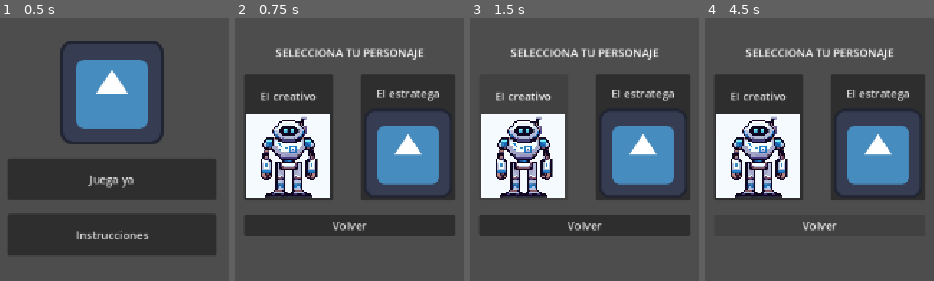
Above: before the commit, frames 1-4 (left to right).
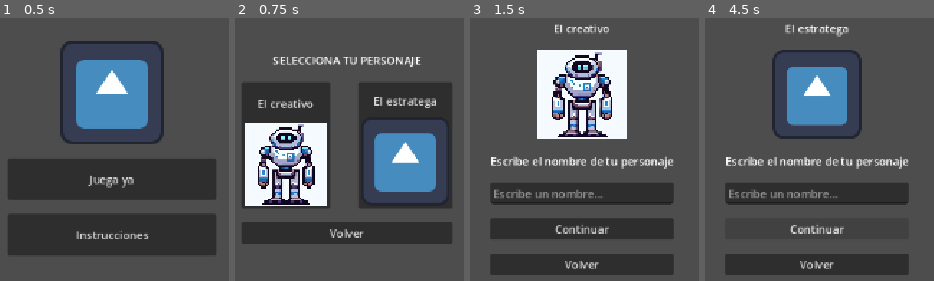
Above: after the commit, the same moments.

Repository: Laura26cal/UNlema
Game: Godot game, scene res://Scenes/main_menu.tscn
Same seed, same stepped clock (60 frames per second), same inputs: the game is played once before the commit and once after it. The engine's default icon, where the game draws it, is replaced by a stand-in: a white triangle on a blue panel in a dark square.
Inputs (mouse positions are in pixels of both pictures, inside the frame that each line leads up to):
- Up to frame 1 (0.5 s): no input
- Up to frame 2 (0.75 s): click "Juega ya" at 0.5 s
- Up to frame 3 (1.5 s): click "El creativo" at 1.25 s
- Up to frame 4 (4.5 s): click (879, 136) at 2 s, where only the run before the commit has a clickable "El estratega"; click "Volver" at 2.75 s; click "El estratega" at 3.5 s; click (817, 228) at 4.25 s, where only the run after the commit has a clickable "Continuar"

Frame 1 is identical in both runs. In frame 2, 28% of the frame differs, in the area x 3-97%, y 11-86%; in frame 3, 49%, in the area x 4-97%, y 2-98%; in frame 4, 48%.
Error before the commit: Parse Error: Identifier "GameData" not declared in the current scope. (res://Scripts/character_select.gd:18)

Commit message:
arreglo la selección de personaje

Diff:
--- a/Scenes/character_select.tscn
+++ b/Scenes/character_select.tscn
@@ -18,10 +18,6 @@
 anchors_preset = 15
 anchor_right = 1.0
 anchor_bottom = 1.0
-offset_left = 4.0
-offset_top = -11.0
-offset_right = 4.0
-offset_bottom = -11.0
 grow_horizontal = 2
 grow_vertical = 2
 
--- a/Scenes/main_menu.tscn
+++ b/Scenes/main_menu.tscn
@@ -17,7 +17,6 @@
 anchors_preset = 15
 anchor_right = 1.0
 anchor_bottom = 1.0
-offset_bottom = 6.1035156e-05
 grow_horizontal = 2
 grow_vertical = 2
 
--- a/Scripts/character_select.gd
+++ b/Scripts/character_select.gd
@@ -15,9 +15,9 @@
 
 
 func _on_character_1_button_pressed():
-	GameData.selected_character = "creative"
+	Global.personaje_elegido = "creative"
 	get_tree().change_scene_to_file("res://Scenes/character_setup.tscn")
 
 func _on_character_2_button_pressed():
-	GameData.selected_character = "strategist"
+	Global.personaje_elegido = "strategist"
 	get_tree().change_scene_to_file("res://Scenes/character_setup.tscn")
--- a/Scripts/character_setup.gd
+++ b/Scripts/character_setup.gd
@@ -24,7 +24,7 @@
 
 
 func update_character_info():
-	var character = CHARACTERS.get(GameData.selected_character, {})
+	var character = CHARACTERS.get(Global.personaje_elegido, {})
 
 	if character.is_empty():
 		push_error("No se encontró información del personaje seleccionado.")
